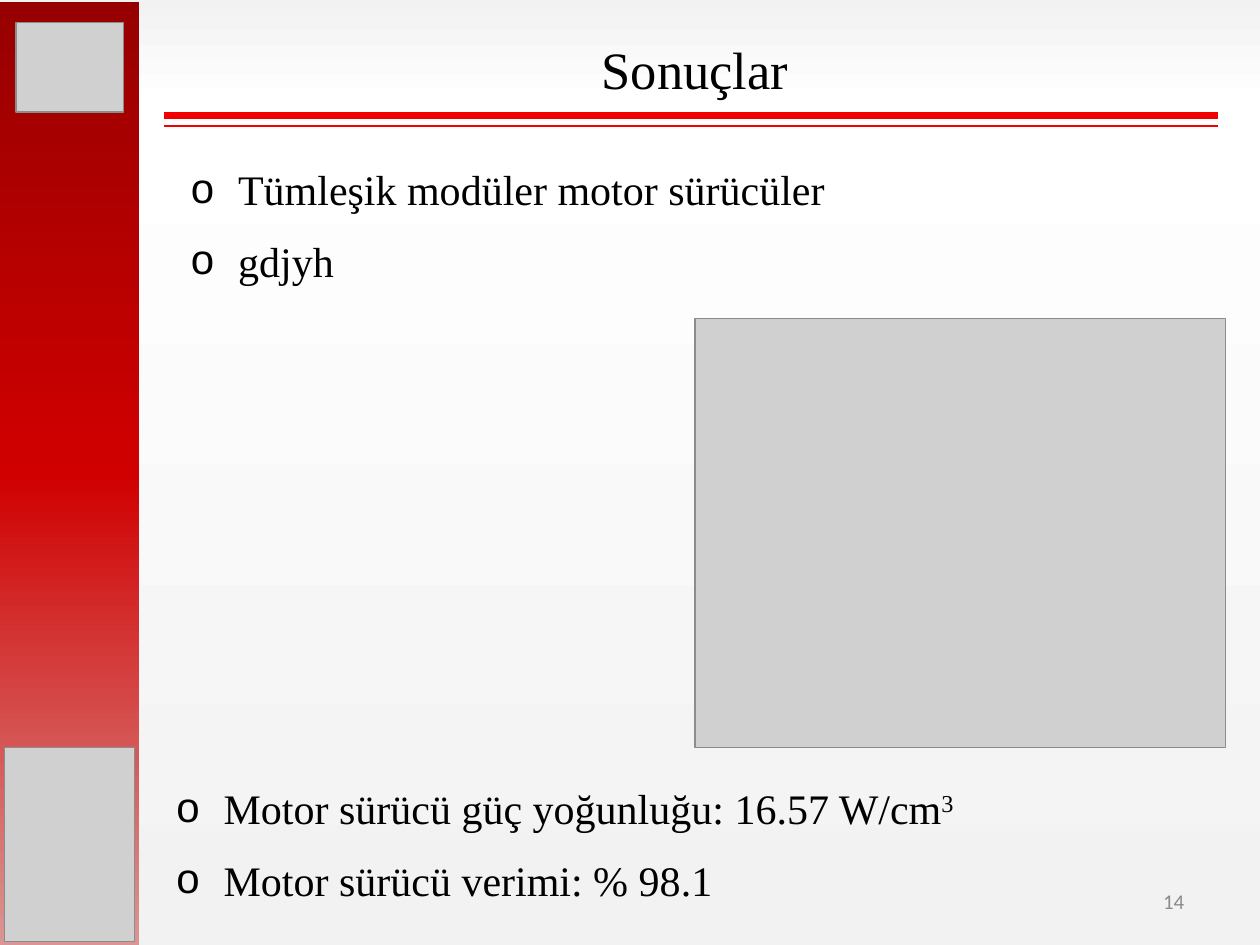
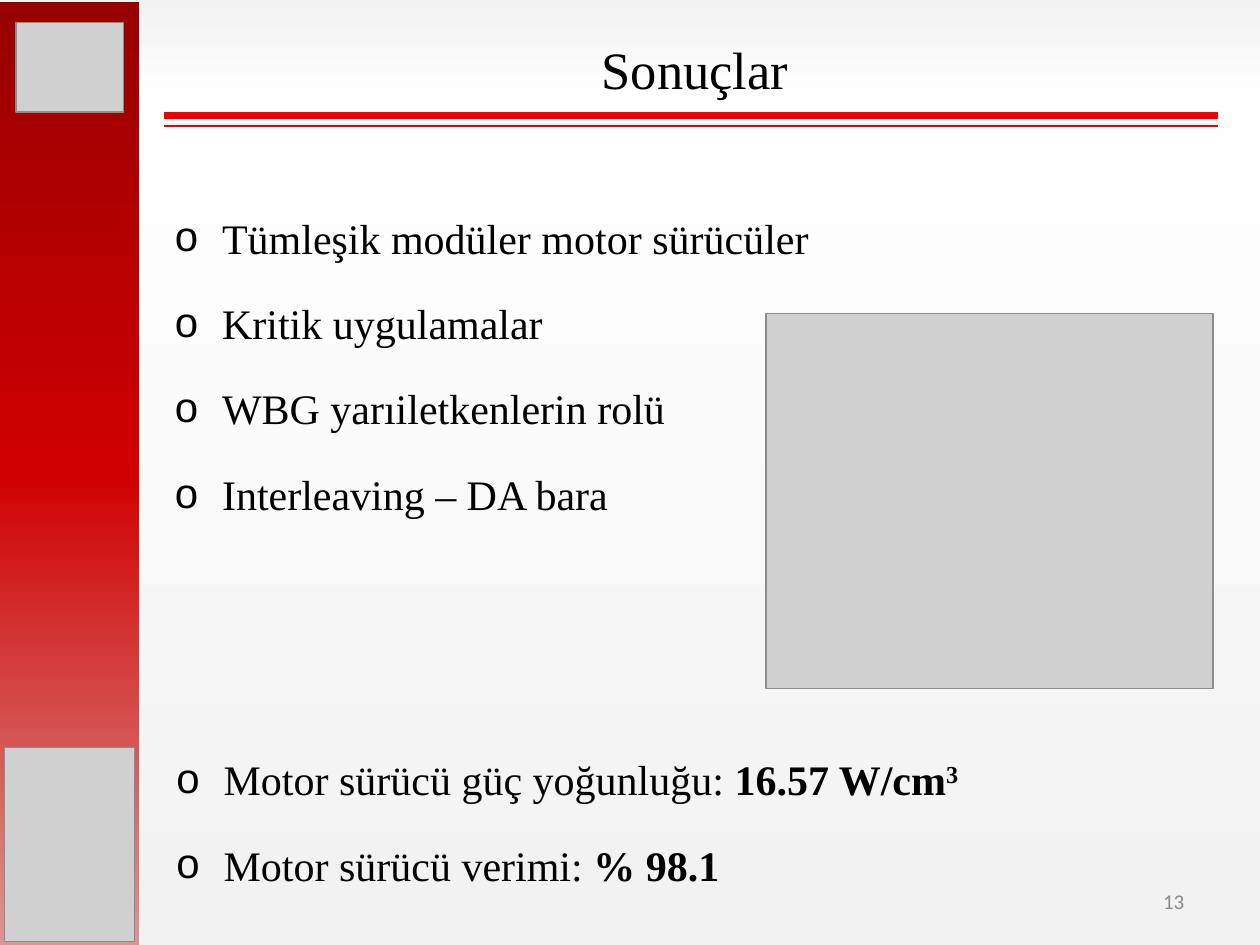
Before and after one commit to hakanpolat/IMMD, a slide deck: slide 13 of Paper/EL-EN 2017/sunum/ELEN2017_OralPres_Mesut_Uğur.pptx (slide 14 before the commit). Drawn at 1260x945 pixels with LibreOffice and Linux fonts; fonts in the diff are those of the drawing; grey boxes stand for pictures. Boxes give left, top, right and bottom in pixels: in the first picture for what was removed or moved away, otherwise in the second. Text is boxed around its words. In the diff, an @@ line names an element or a change of style, - is before the commit and + after.

```diff
--- a/Paper/EL-EN 2017/sunum/ELEN2017_OralPres_Mesut_Uğur.pptx
+++ b/Paper/EL-EN 2017/sunum/ELEN2017_OralPres_Mesut_Uğur.pptx
@@ text "Tümleşik modüler motor sürücüler" moved from (x1=238, y1=176, x2=824, y2=286) to (x1=222, y1=225, x2=808, y2=519) @@
@@ text at (x1=222, y1=225, x2=808, y2=263): more space between paragraphs @@
@@ text at (x1=222, y1=310, x2=665, y2=519): text changed @@
-o gdjyh
+o Kritik uygulamalar
+o WBG yarıiletkenlerin rolü
+o Interleaving – DA bara
@@ picture resized from (x1=696, y1=319, x2=1226, y2=747) to (x1=766, y1=314, x2=1213, y2=688) @@
@@ text "Motor sürücü güç yoğunluğu: 16.57 ..." moved from (x1=224, y1=795, x2=942, y2=897) to (x1=224, y1=766, x2=946, y2=882) @@
@@ text "Motor sürücü güç yoğunluğu: 16.57 ..." at (x1=224, y1=766, x2=946, y2=882): bold on in "16.57 W/cm3", "% 98.1"; more space between paragraphs @@
@@ page number at (x1=1163, y1=895, x2=1184, y2=909): text changed @@
-14
+13
```
Also in this commit, not shown: 3 other slides changed, 1 other file.
